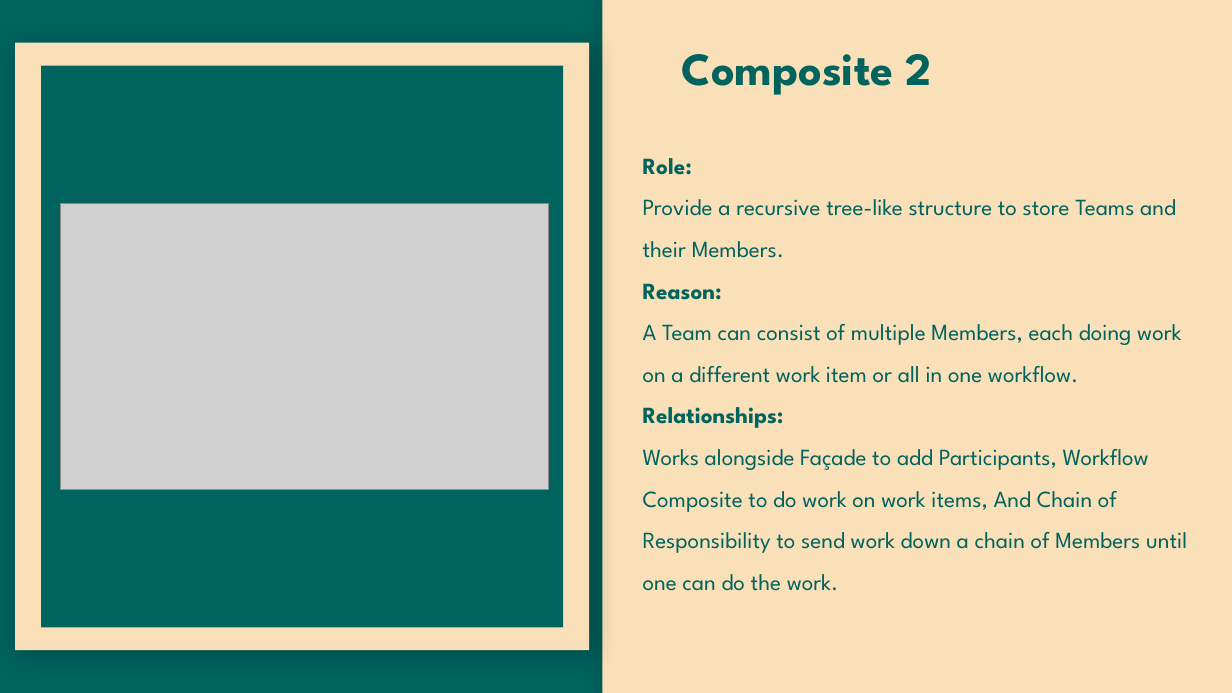
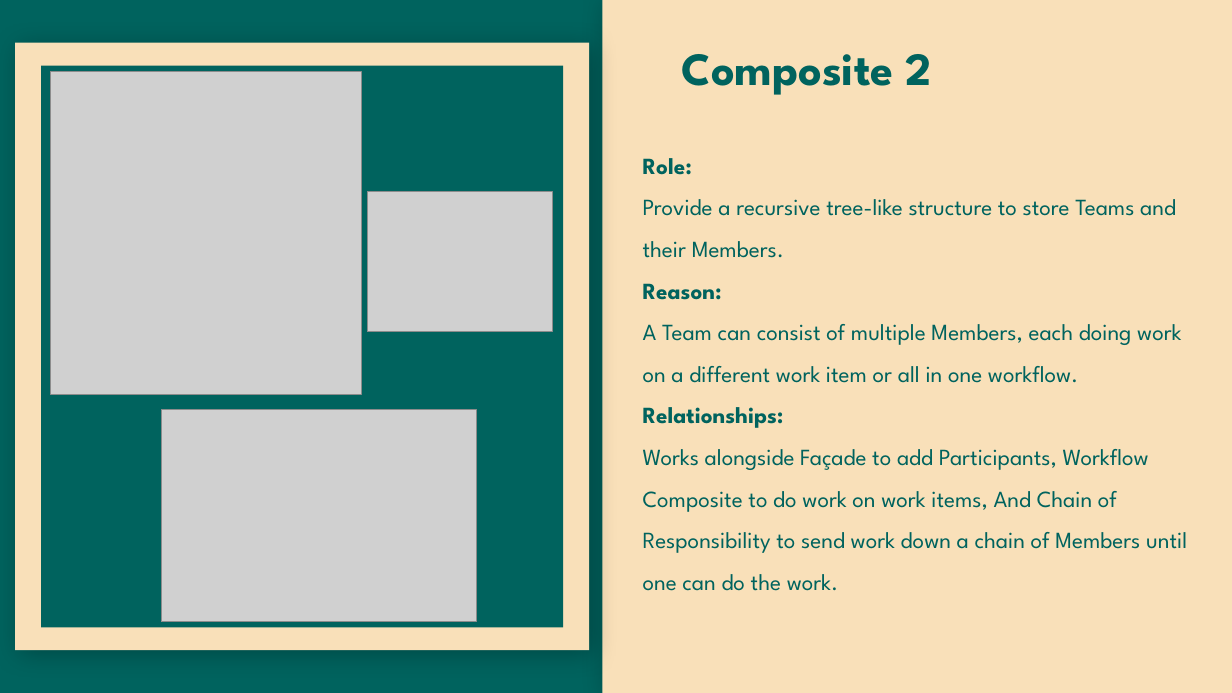
Before and after one commit to yashGhela/cos214prac6, a slide deck: slide 12 of Presentation/TIVIDY-Presentation.pptx (slide 11 before the commit). Drawn at 1232x693 pixels with LibreOffice and Linux fonts; fonts in the diff are those of the drawing; grey boxes stand for pictures; background and template pictures are left out. Boxes give left, top, right and bottom in pixels: in the first picture for what was removed or moved away, otherwise in the second. Text is boxed around its words. In the diff, an @@ line names an element or a change of style, - is before the commit and + after.

```diff
--- a/Presentation/TIVIDY-Presentation.pptx
+++ b/Presentation/TIVIDY-Presentation.pptx
@@ picture added at box(51, 71, 361, 395) @@
@@ picture removed at box(60, 203, 548, 490) @@
@@ picture added at box(367, 191, 552, 332) @@
@@ picture added at box(162, 409, 477, 622) @@
```
Also in this commit, not shown: 15 other slides changed, 1 slide added, 3 slides removed, 6 other files.
